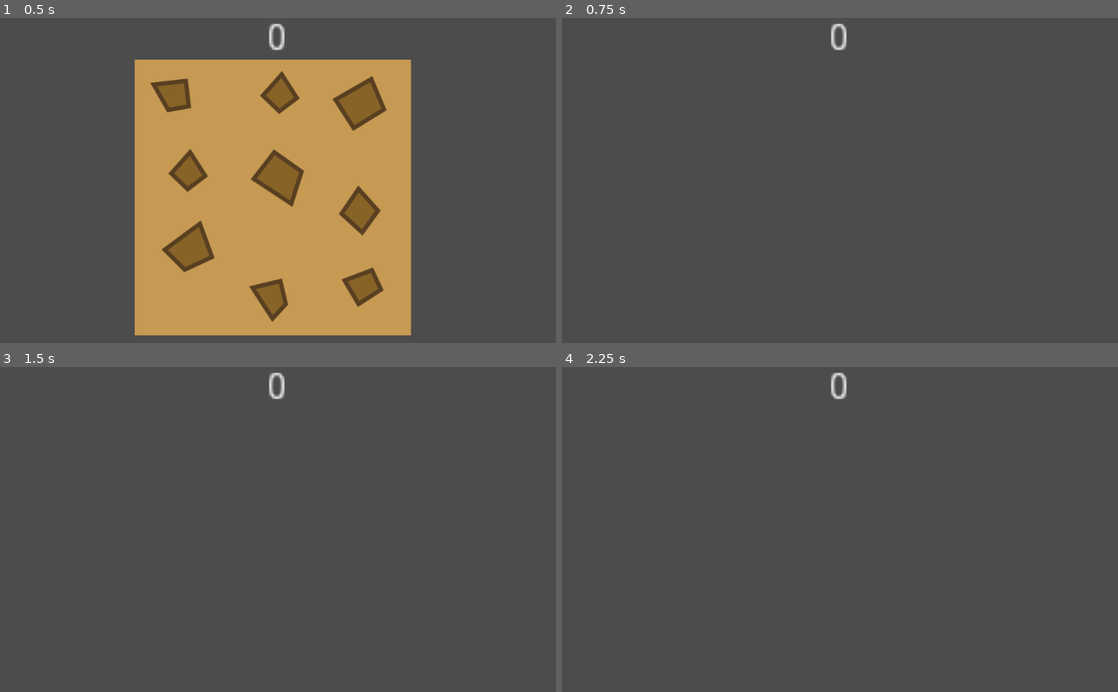
Above: before the commit, frames 1-4 (two rows, left to right).
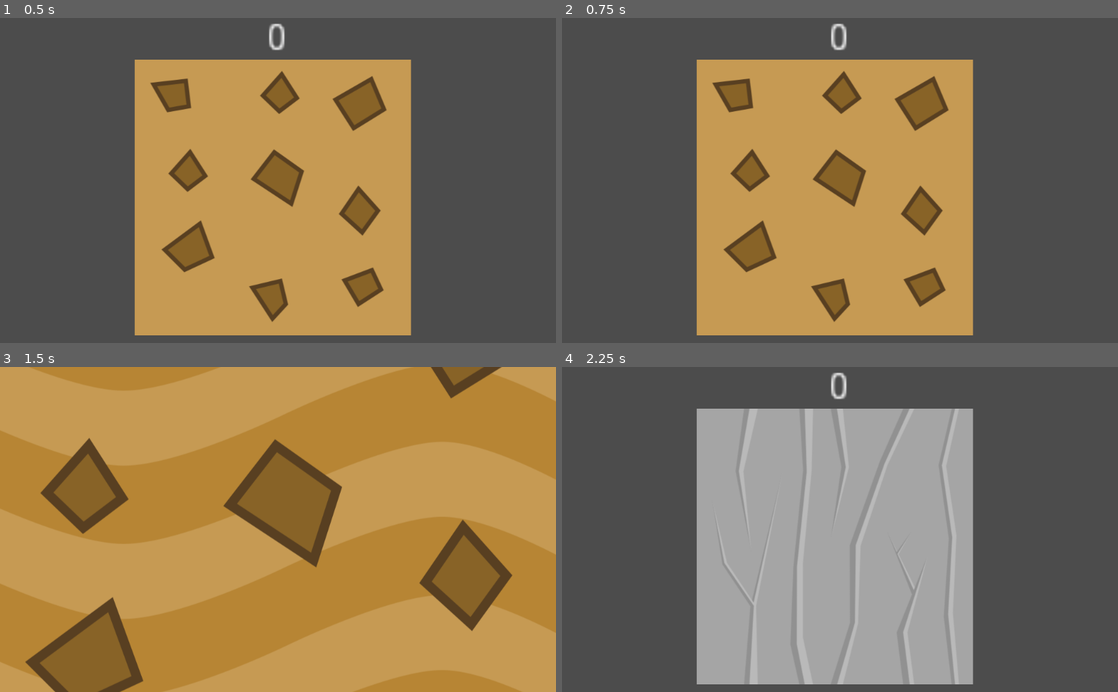
Above: after the commit, the same moments.

Repository: LeProfesseurStagiaire/Please-finish-my-game-
Game: Godot game, scene res://scene/jeu_cube_player.tscn
Two runs of this game, one before a commit and one after it. Both use one fixed random seed, a clock stepped at 60 frames per second and the inputs below.
Inputs:
- Up to frame 1 (0.5 s): no input
- Up to frame 2 (0.75 s): tap Enter (ui_accept) at 0.5 s; hold Enter (ui_accept) from 0.53 s (still down)
- Up to frame 3 (1.5 s): release Enter (ui_accept) at 1.28 s; tap Enter (ui_accept) at 1.35 s
- Up to frame 4 (2.25 s): tap Enter (ui_accept) at 1.52, 1.82, 2 s; hold Enter (ui_accept) from 2.03 s (still down)

Frame 1 is identical in both runs. In frame 2, 42% of the frame differs, in the area x 24-74%, y 12-98%; in frame 3, 100%, in the area x 0-100%, y 0-100%; in frame 4, 42%.

Commit message:
try ading run time file system

Diff:
--- a/Please_Finish_my_game/script/jeu_cube_player.gd
+++ b/Please_Finish_my_game/script/jeu_cube_player.gd
@@ -2,29 +2,10 @@
 
 var dir = Directory.new()
 
+var script_rand = preload("res://script/rand_texture.gd")
+
 func _input(event):
 	if(event.is_action_pressed("ui_accept")):
-		get_node("Sprite").set_texture(scan_dir("res://ressources/img/game_01/cube/"))
-
-func scan_dir(path):
-	var file_name
-	var files = []
-	var dir = Directory.new()
-	var error = dir.open(path)
-	if error!=OK:
-		print("Can't open "+path+"!")
-		return
-	dir.list_dir_begin(true)
-	file_name = dir.get_next()
-	while file_name!="":
-		if dir.current_is_dir():
-			var new_path = path+"/"+file_name
-			print("Found directory "+new_path+".")
-			files += scan_dir(new_path)
-		else:
-			var name = path+"/"+file_name
-			if ! ".import" in name:
-				files.push_back(name)
-		file_name = dir.get_next()
-	dir.list_dir_end()
-	print(files[randi()%files.size()])
+		#print(script_rand.new().random_texture("res://ressources/img/game_01/cube/"))
+		#print(EditorFileSystem.get_filesystem())
+		get_node("Sprite").texture = load((script_rand.new().random_texture("res://ressources/img/game_01/cube/")))
--- /dev/null
+++ b/Please_Finish_my_game/script/rand_texture.gd
@@ -0,0 +1,22 @@
+func random_texture(path):
+	var file_name
+	var files = []
+	var dir = Directory.new()
+	var error = dir.open(path)
+	if error!=OK:
+		print("Can't open "+path+"!")
+		return
+	dir.list_dir_begin(true)
+	file_name = dir.get_next()
+	while file_name!="":
+		if dir.current_is_dir():
+			var new_path = path+"/"+file_name
+			print("Found directory "+new_path+".")
+			files += random_texture(new_path)
+		else:
+			var name = path+"/"+file_name
+			if ! ".import" in name:
+				files.push_back(name)
+		file_name = dir.get_next()
+	return files[randi()%files.size()]
+	dir.list_dir_end()
Not shown, added: Please_Finish_my_game/export_presets.cfg
